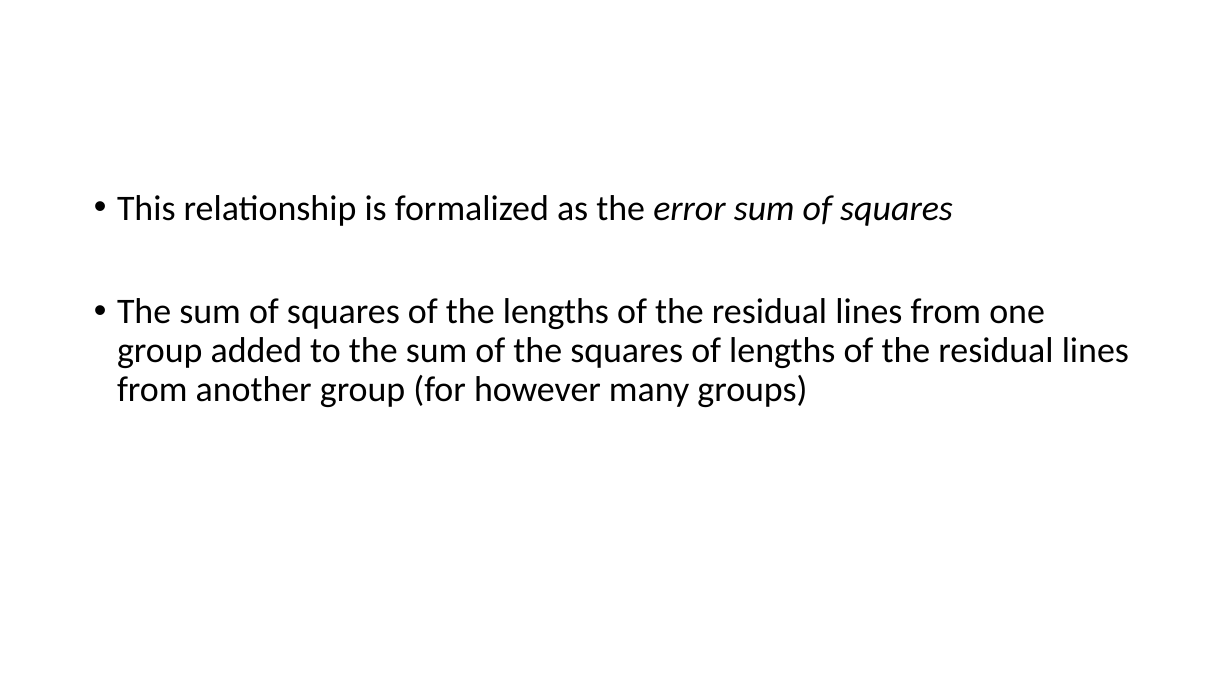
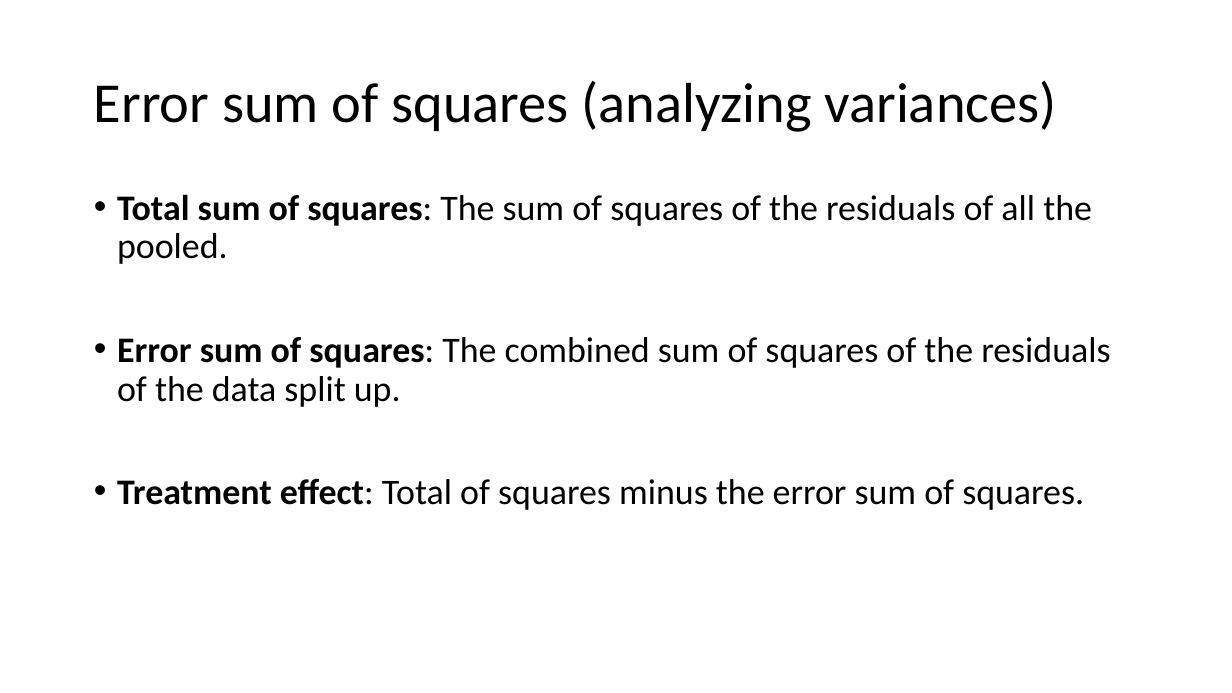
Before and after one commit to ajrtallman/StatisticsinLinguistics_FSU_2023_2024, a slide deck: slide 31 of 02_slides/Statistics for linguists 2023-11-29.pptx. Drawn at 1232x693 pixels with LibreOffice and Linux fonts; fonts in the diff are those of the drawing. Boxes give left, top, right and bottom in pixels: in the first picture for what was removed or moved away, otherwise in the second. Text is boxed around its words. In the diff, an @@ line names an element or a change of style, - is before the commit and + after.

```diff
--- a/02_slides/Statistics for linguists 2023-11-29.pptx
+++ b/02_slides/Statistics for linguists 2023-11-29.pptx
@@ title added at box(94, 81, 1057, 132), 44 pt, text #000000 @@
+Error sum of squares (analyzing variances)
@@ text at box(117, 194, 1110, 510): text changed @@
-• This relationship is formalized as the error sum of squares
-• The sum of squares of the lengths of the residual lines from one group added to the sum of the squares of lengths of the residual lines from another group (for however many groups)
+• Total sum of squares: The sum of squares of the residuals of all the pooled.
+• Error sum of squares: The combined sum of squares of the residuals of the data split up.
+• Treatment effect: Total of squares minus the error sum of squares.
```
Also in this commit, not shown: 15 other slides changed, 8 slides added, 1 slide removed, 29 other files.
